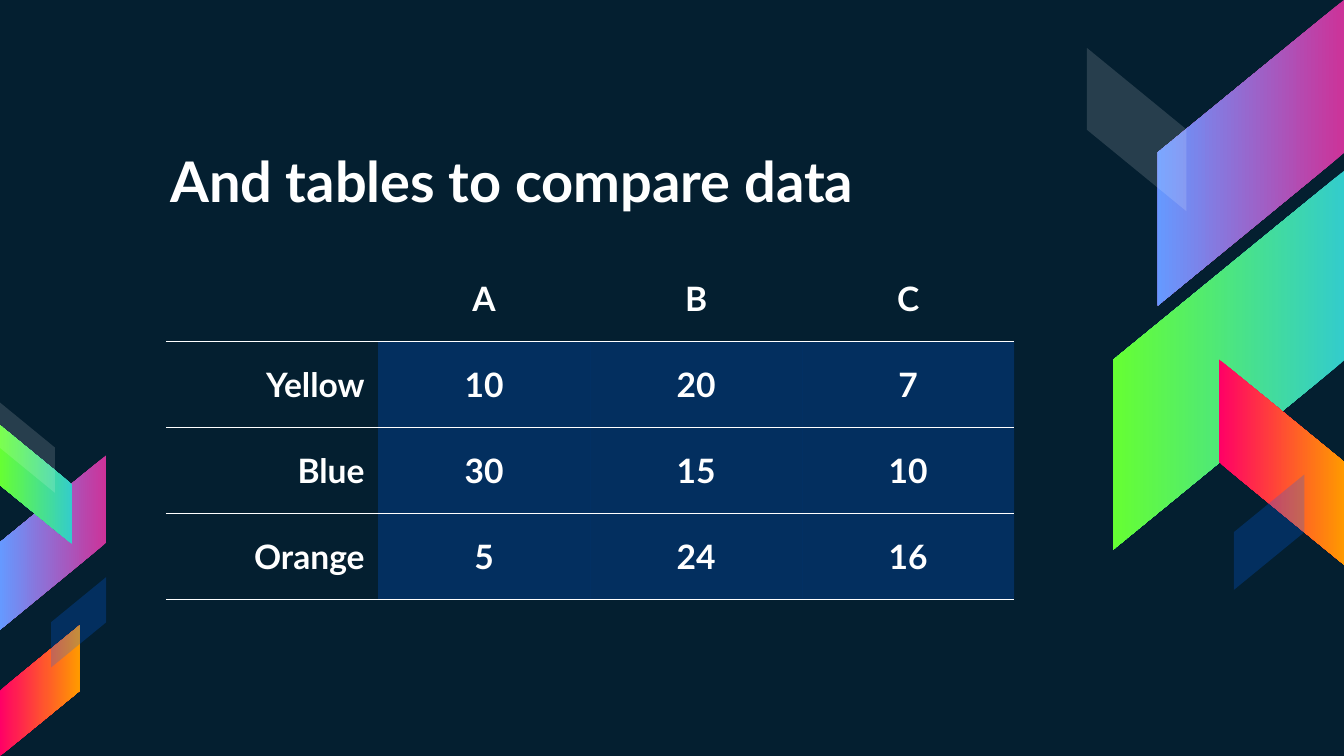
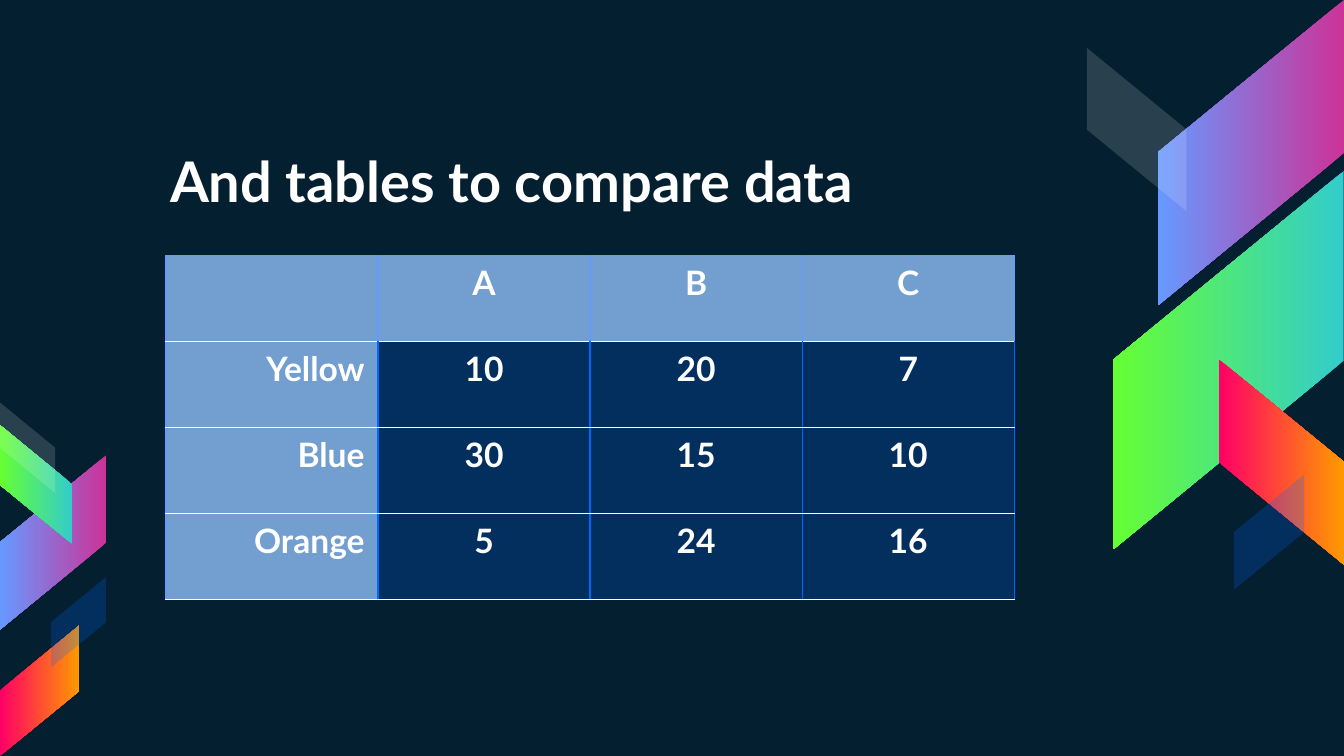
Before and after one commit to AlexJakovljevic/Gibbs-Sampling, a slide deck: slide 11 of gibbs.pptx (slide 13 before the commit). Drawn at 1344x756 pixels with LibreOffice and Linux fonts; fonts in the diff are those of the drawing. Boxes give left, top, right and bottom in pixels: in the first picture for what was removed or moved away, otherwise in the second. Text is boxed around its words. In the diff, an @@ line names an element or a change of style, - is before the commit and + after.

```diff
--- a/gibbs.pptx
+++ b/gibbs.pptx
@@ table at [165, 255, 1015, 599] @@
@@ fill none to #729FCF in 7 cells @@
@@ borders changed @@
```
Also in this commit, not shown: 23 other slides changed, 2 slides added, 4 slides removed.
